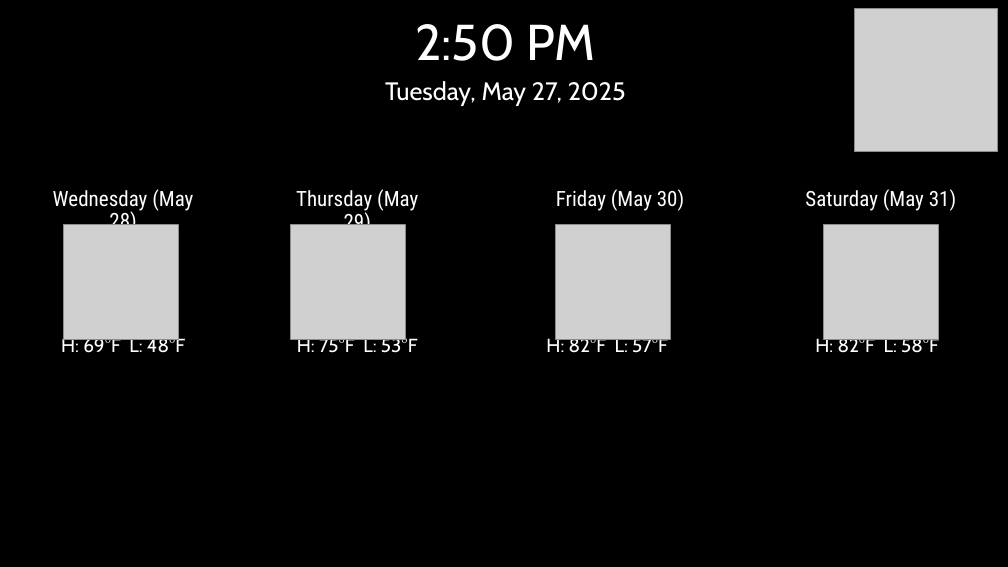
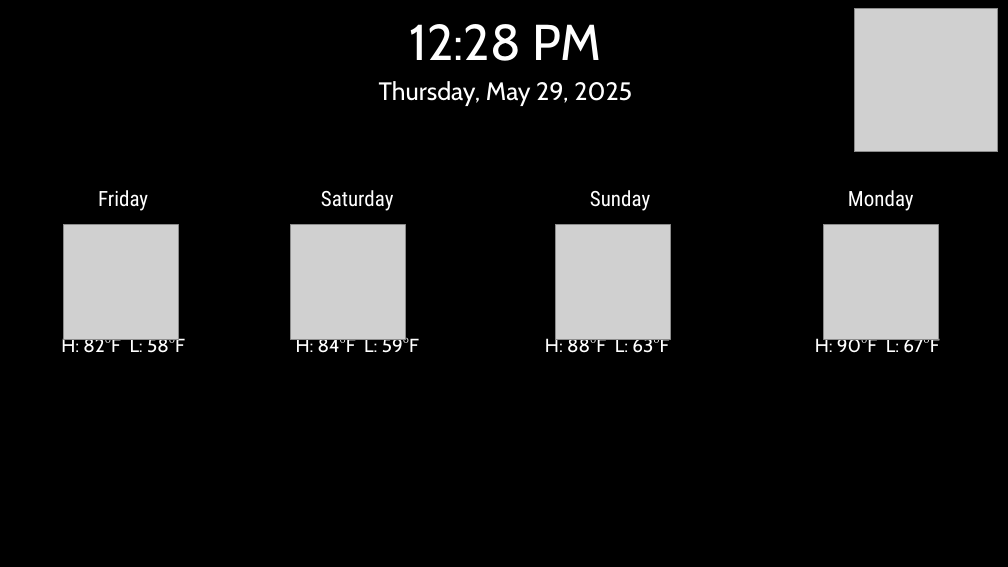
Before and after one commit to ne8801/digitalsignage, a slide deck: slide 4 of templates/hs_template.pptx. Drawn at 1008x567 pixels with LibreOffice and Linux fonts; fonts in the diff are those of the drawing; grey boxes stand for pictures. Boxes give left, top, right and bottom in pixels: in the first picture for what was removed or moved away, otherwise in the second. Text is boxed around its words. In the diff, an @@ line names an element or a change of style, - is before the commit and + after.

```diff
--- a/templates/hs_template.pptx
+++ b/templates/hs_template.pptx
@@ text at (409, 24, 601, 61): text changed @@
-2:50 PM
+12:28 PM
@@ text at (379, 81, 632, 106): text changed @@
-Tuesday, May 27, 2025
+Thursday, May 29, 2025
@@ text at (98, 190, 148, 211): text changed @@
-Wednesday (May 28)
+Friday
@@ text at (321, 190, 394, 211): text changed @@
-Thursday (May 29)
+Saturday
@@ text at (590, 190, 650, 211): text changed @@
-Friday (May 30)
+Sunday
@@ text at (848, 190, 914, 211): text changed @@
-Saturday (May 31)
+Monday
@@ text at (61, 337, 185, 353): text changed @@
-H: 69°F L: 48°F
+H: 82°F L: 58°F
@@ text at (296, 337, 419, 353): text changed @@
-H: 75°F L: 53°F
+H: 84°F L: 59°F
@@ text at (545, 337, 669, 353): text changed @@
-H: 82°F L: 57°F
+H: 88°F L: 63°F
@@ text at (815, 337, 939, 353): text changed @@
-H: 82°F L: 58°F
+H: 90°F L: 67°F
```
Also in this commit, not shown: 5 other slides changed, 5 other files.
